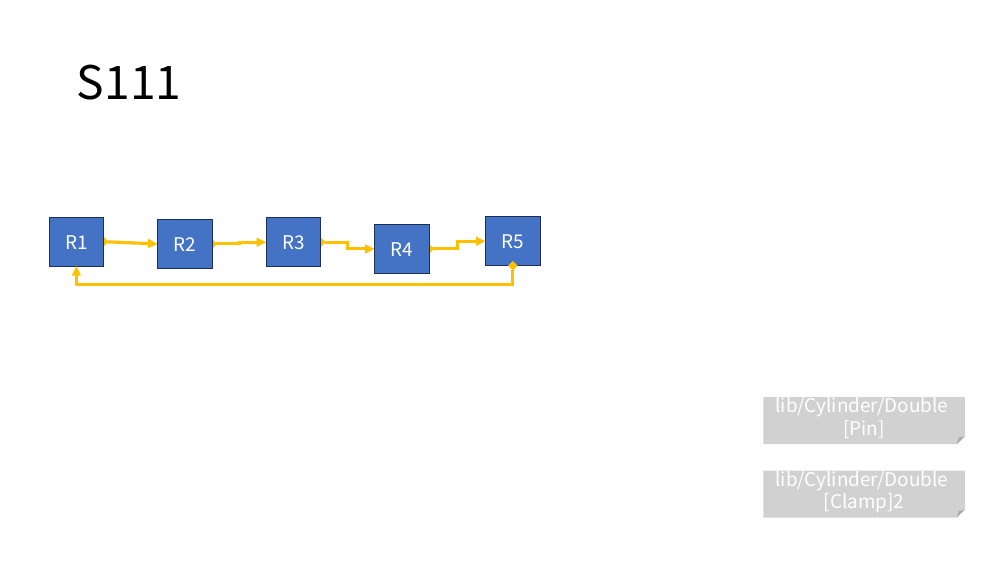
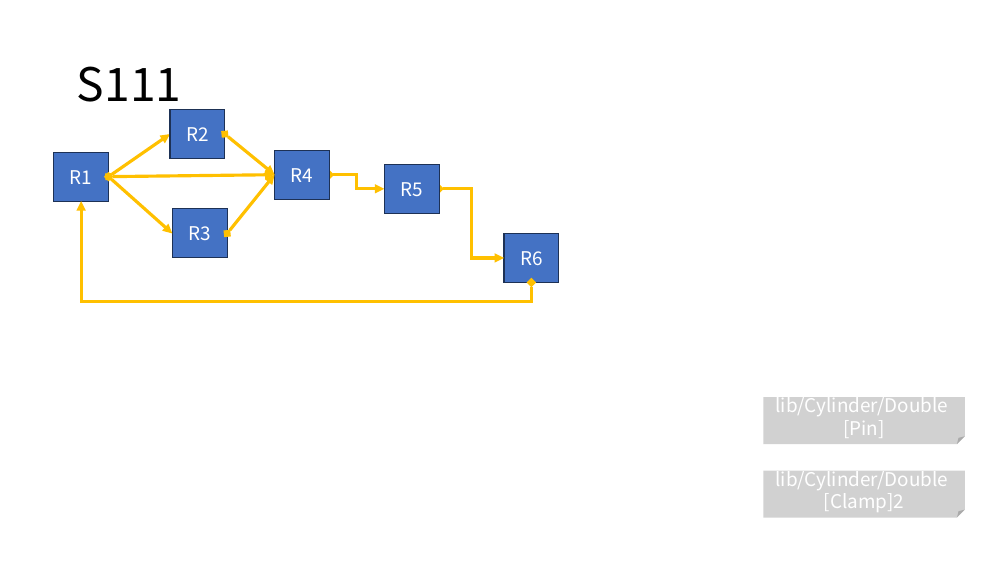
Before and after one commit to DualsoftDev/ds, a slide deck: slide 6 of DsDotNet/src/UnitTest/UnitTest.Model/ImportOfficeExample/Sample/s.pptx. Drawn at 1008x567 pixels with LibreOffice and Linux fonts; fonts in the diff are those of the drawing. Boxes give left, top, right and bottom in pixels: in the first picture for what was removed or moved away, otherwise in the second. Text is boxed around its words. In the diff, an @@ line names an element or a change of style, - is before the commit and + after.

```diff
--- a/DsDotNet/src/UnitTest/UnitTest.Model/ImportOfficeExample/Sample/s.pptx
+++ b/DsDotNet/src/UnitTest/UnitTest.Model/ImportOfficeExample/Sample/s.pptx
@@ title "S111" rewrapped from (77,64,181,100) to (77,66,181,113) @@
@@ rectangle "R2": place and size @@
-rectangle "R2" at (157,219,212,268)
+rectangle "R2" at (170,110,225,159)
@@ double arrow moved from (104, 242) - (157, 244) to (109, 177) - (170, 134) @@
@@ double arrow added from (225, 134) to (274, 175), #FFC000 3 pt @@
@@ rectangle "R1": place and size @@
-rectangle "R1" at (49,217,104,266)
+rectangle "R1" at (54,152,109,201)
@@ double arrow added from (109, 177) to (172, 234), #FFC000 3 pt @@
@@ double arrow added from (109, 177) to (274, 175), #FFC000 3 pt @@
@@ double arrow added from (228, 234) to (274, 175), #FFC000 3 pt @@
@@ rectangle "R4": place and size @@
-rectangle "R4" at (374,225,430,274)
+rectangle "R4" at (274,150,330,200)
@@ elbow double arrow moved from (321, 242) - (374, 249) to (330, 175) - (384, 189) @@
@@ rectangle "R5": place and size @@
-rectangle "R5" at (485,217,541,266)
+rectangle "R5" at (384,164,439,213)
@@ elbow double arrow moved from (513, 266) - (76, 266) to (532, 283) - (81, 201) @@
@@ rectangle "R3": place and size @@
-rectangle "R3" at (266,218,321,267)
+rectangle "R3" at (172,209,228,258)
@@ elbow double arrow moved from (430, 249) - (485, 241) to (439, 189) - (504, 258) @@
@@ rectangle added at (504,234,560,283), fill #4472C4, outline #1E3256 1 pt, 18 pt, text #FFFFFF @@
+R6
@@ elbow double arrow removed from (212, 244) to (266, 242) @@
```
Also in this commit, not shown: 1 other file.
